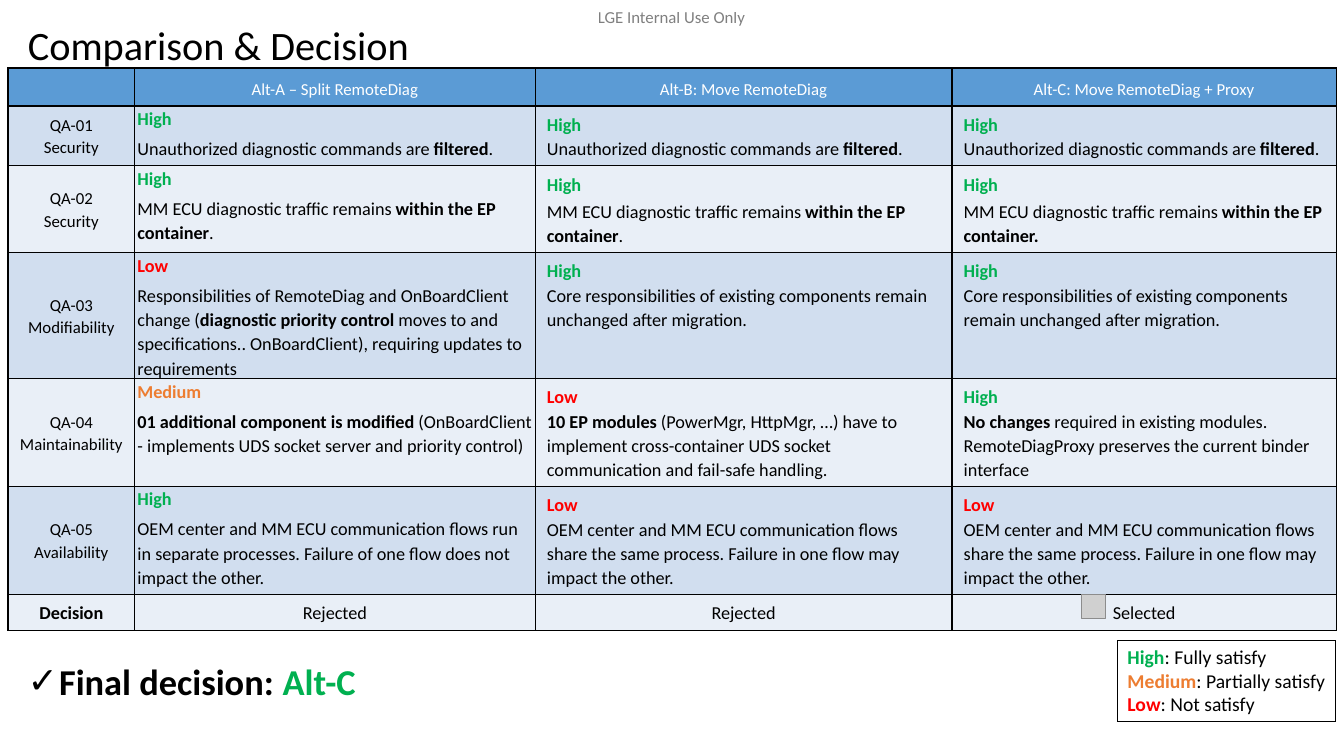
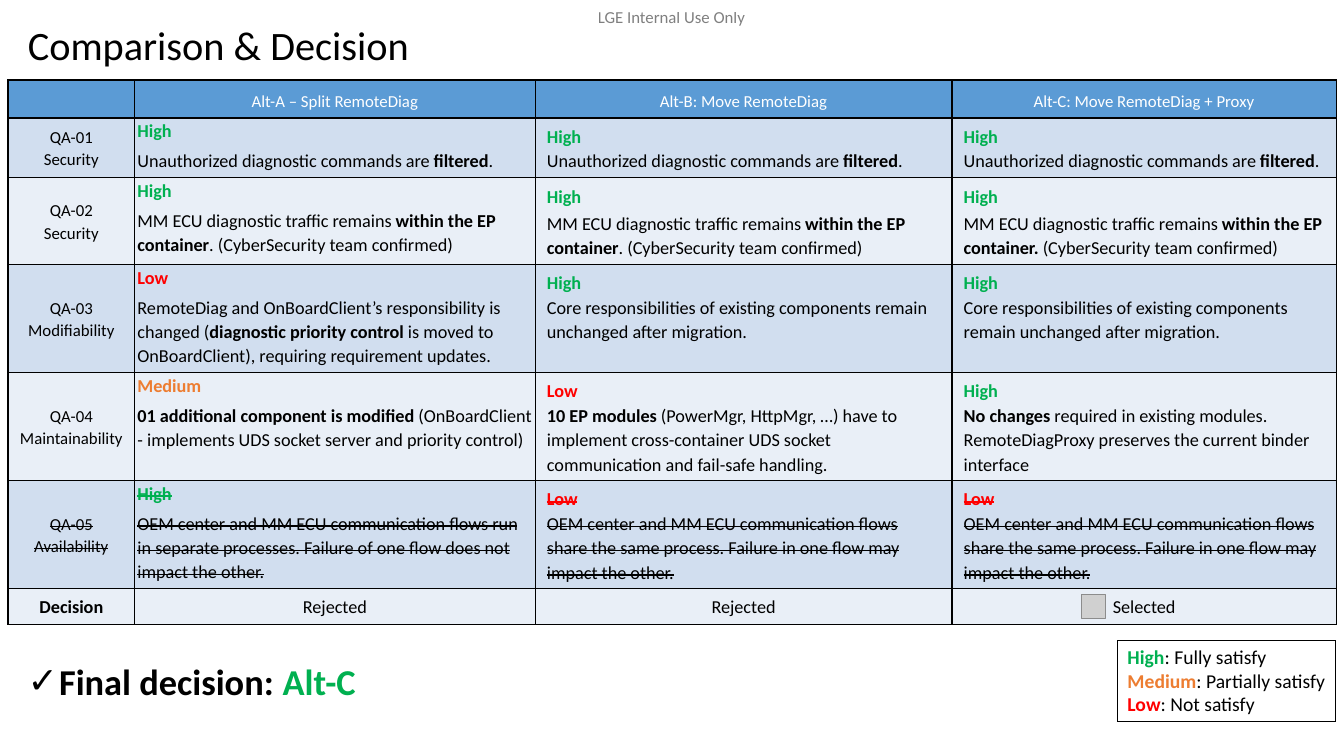
Before and after one commit to btqt/fe, a slide deck: slide 11 of design/FE_phi.vu_Design of Secure Remote Diag on Container Separation Architecture_3rd.pptx (slide 10 before the commit). Drawn at 1344x756 pixels with LibreOffice and Linux fonts; fonts in the diff are those of the drawing; grey boxes stand for pictures; background and template pictures are left out. Boxes give left, top, right and bottom in pixels: in the first picture for what was removed or moved away, otherwise in the second. Text is boxed around its words. In the diff, an @@ line names an element or a change of style, - is before the commit and + after.

```diff
--- a/design/FE_phi.vu_Design of Secure Remote Diag on Container Separation Architecture_3rd.pptx
+++ b/design/FE_phi.vu_Design of Secure Remote Diag on Container Separation Architecture_3rd.pptx
@@ table at box(8, 80, 1337, 621) @@
-row 3: QA-02 / Security | High / MM ECU diagnostic traffic remains within the EP container. | High / MM ECU diagnostic traffic remains within the EP container. | High / MM ECU diagnostic traffic remains within the EP container.
+row 3: QA-02 / Security | High / MM ECU diagnostic traffic remains within the EP container. (CyberSecurity team confirmed) | High / MM ECU diagnostic traffic remains within the EP container. (CyberSecurity team confirmed) | High / MM ECU diagnostic traffic remains within the EP container. (CyberSecurity team confirmed)
-row 4, column 2: Low / Responsibilities of RemoteDiag and OnBoardClient change (diagnostic priority control moves to and specifications.. OnBoardClient), requiring updates to requirements
+row 4, column 2: Low / RemoteDiag and OnBoardClient’s responsibility is changed (diagnostic priority control is moved to OnBoardClient), requiring requirement updates.
@@ strikethrough on in "QA-05", "Availability", "High", "OEM center and MM ECU communication flows ..." and 4 more places @@
@@ table: place and size @@
-table at box(8, 68, 1337, 626)
+table at box(8, 80, 1337, 621)
```
Also in this commit, not shown: 9 other slides changed, 2 slides added, 1 slide removed, 7 other files.
